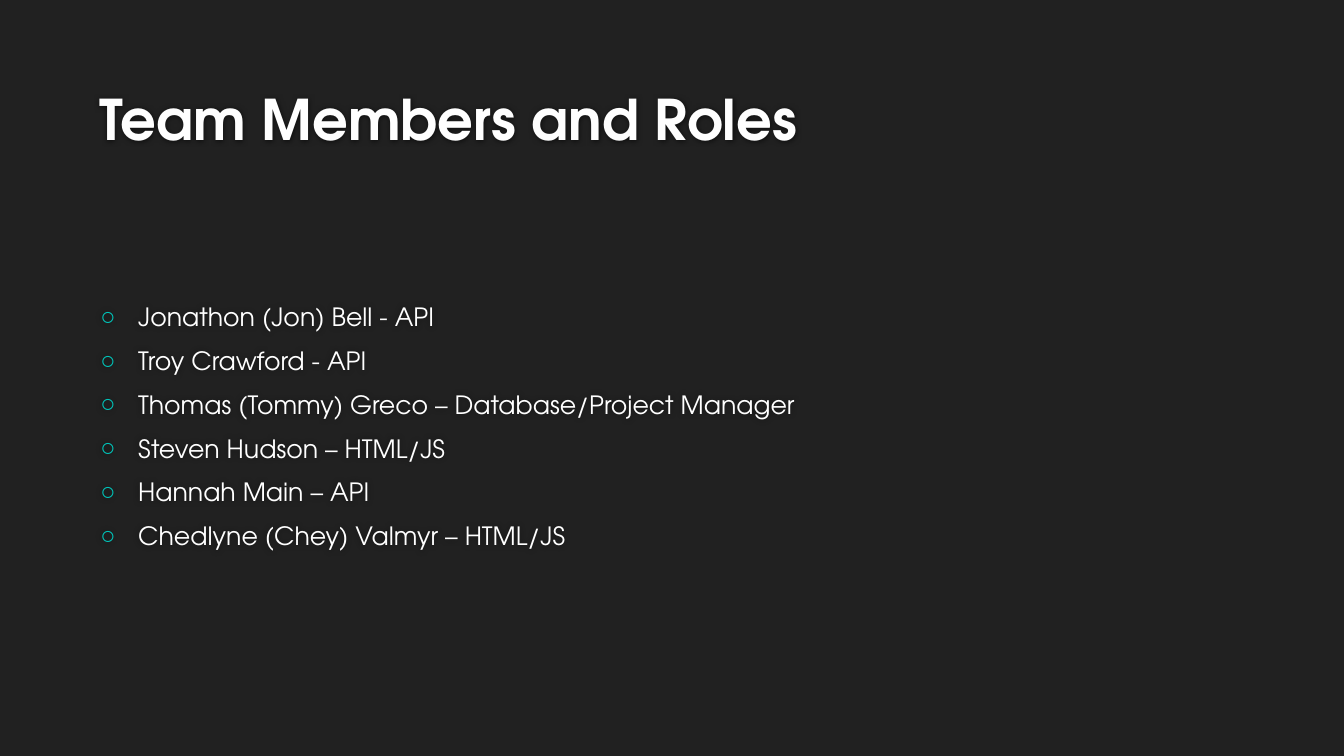
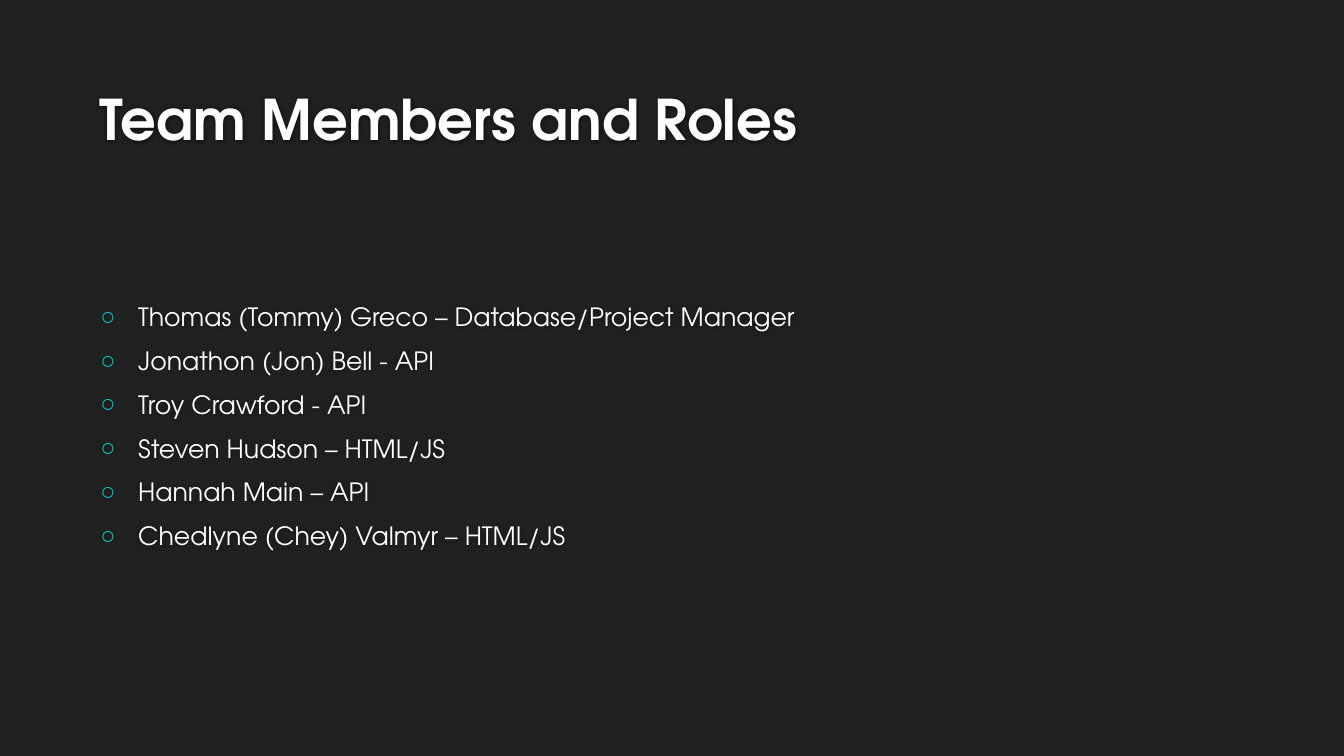
Before and after one commit to LargeMan/COP4331-Group19, a slide deck: slide 2 of Contact Manager.pptx. Drawn at 1344x756 pixels with LibreOffice and Linux fonts; fonts in the diff are those of the drawing; background and template pictures are left out. Boxes give left, top, right and bottom in pixels: in the first picture for what was removed or moved away, otherwise in the second. Text is boxed around its words. In the diff, an @@ line names an element or a change of style, - is before the commit and + after.

```diff
--- a/Contact Manager.pptx
+++ b/Contact Manager.pptx
@@ text at bbox=[138, 307, 795, 332]: paragraph added @@
+○ Thomas (Tommy) Greco – Database/Project Manager
@@ text at bbox=[138, 395, 795, 420]: paragraph removed @@
-○ Thomas (Tommy) Greco – Database/Project Manager
```
Also in this commit, not shown: 2 other slides changed.
